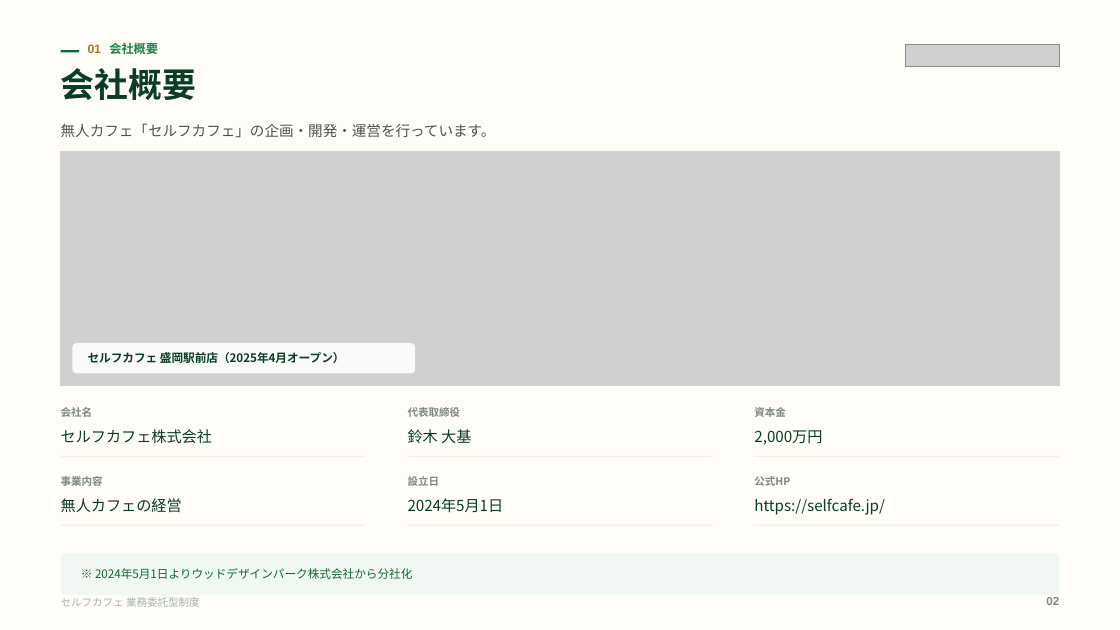
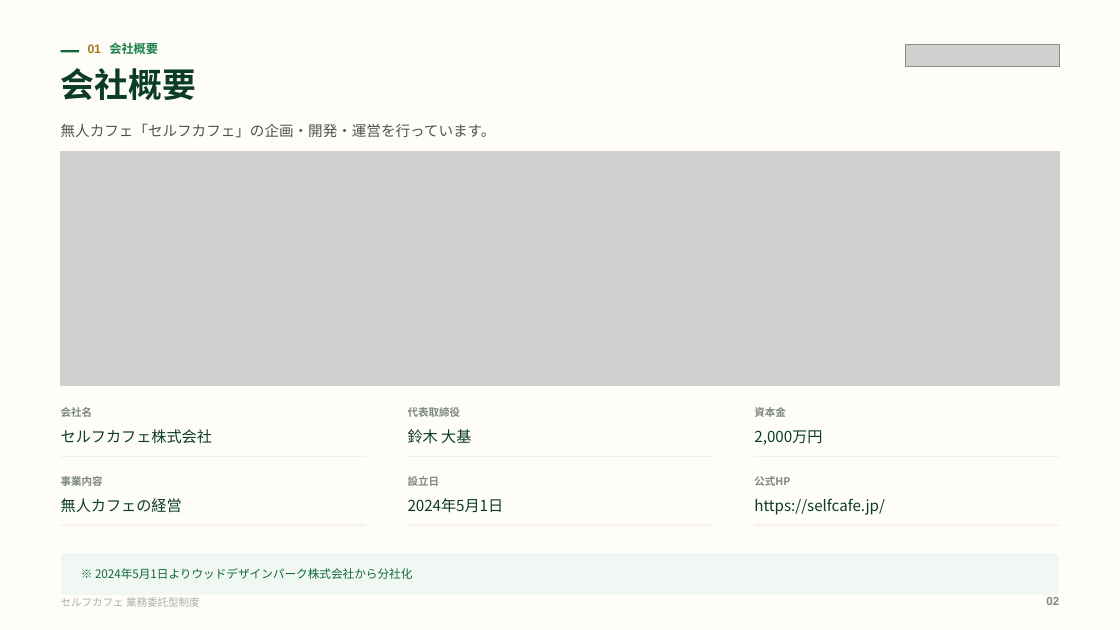
Before and after one commit to a5408071-cmd/suzuki-ceo, a slide deck: slide 2 of selfcafe-gyomu-deck/selfcafe-gyomu-deck.pptx. Drawn at 1120x630 pixels with LibreOffice and Linux fonts; fonts in the diff are those of the drawing; grey boxes stand for pictures. Boxes give left, top, right and bottom in pixels: in the first picture for what was removed or moved away, otherwise in the second. Text is boxed around its words. In the diff, an @@ line names an element or a change of style, - is before the commit and + after.

```diff
--- a/selfcafe-gyomu-deck/selfcafe-gyomu-deck.pptx
+++ b/selfcafe-gyomu-deck/selfcafe-gyomu-deck.pptx
@@ rounded rectangle removed at [72, 344, 415, 374] @@
@@ text removed at [88, 352, 345, 363] @@
-セルフカフェ 盛岡駅前店（2025年4月オープン）
```
Also in this commit, not shown: 1 other slide changed, 5 other files.
